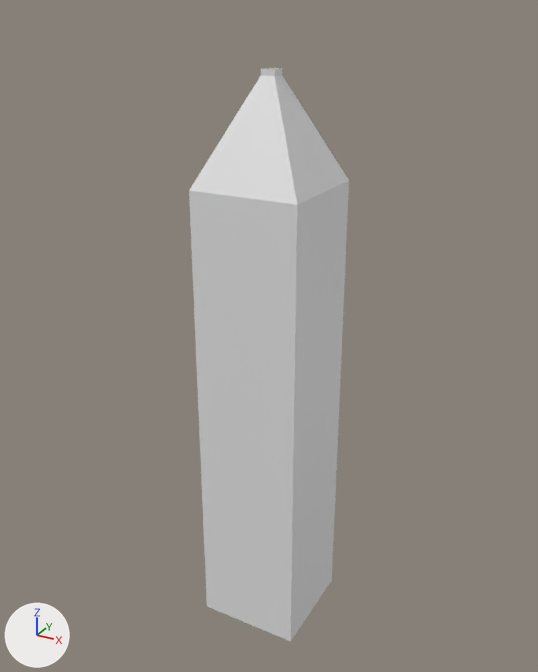
Before and after pictures for a commit that changed the FBX model B_Skyscraper_001.fbx.
Camera for both pictures: a camera (50 mm lens) standing at (37.9, -75.7, 87.3) and looking at (-8.3, 8.4, 45.3). The axes (+X, +Y, +Z) are drawn at lower left. The lights are the same throughout. Vertices at the same position are counted once.
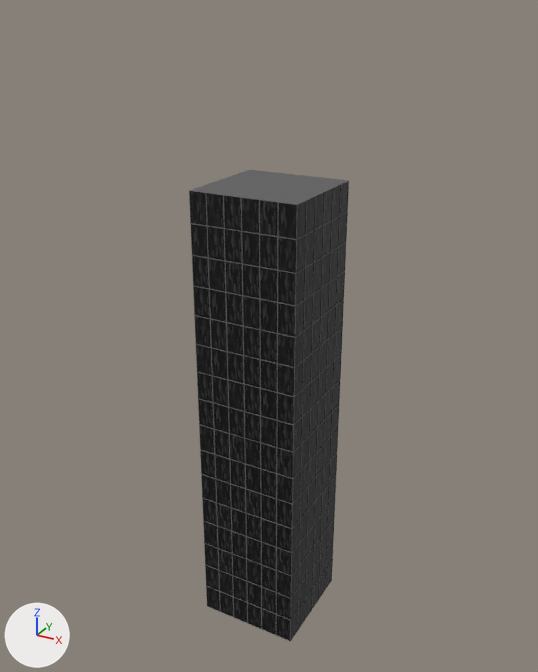
Changed parts and their boxes (x1, y1, x2, y2) in the pictures (538 x 672 px):
'Cube', reshaped (18% shorter): before (189, 68, 349, 642); after (189, 170, 349, 642)
part 1 of me_cube, added (black): after (189, 170, 349, 642)
part 2 of me_cube, deleted: before (189, 68, 349, 205)

Patch to the scene script:
```diff
--- a/B_Skyscraper_001.fbx.py
+++ b/B_Skyscraper_001.fbx.py
@@ img_b_skyscraper001_normal_png @@
+img_b_skyscraper001_normal_png = load_image('B_Skyscraper001_Normal.png', '_unpacked/B_Skyscraper001_Normal.png', 2048, 2048, 'Non-Color')
@@ img_b_skyscaper_001_color_png @@
+img_b_skyscaper_001_color_png = load_image('B_Skyscaper_001_Color.png', '_unpacked/B_Skyscaper_001_Color.png', 2048, 2048, 'sRGB')
@@ img_b_skyscraper_001_roughness_png @@
+img_b_skyscraper_001_roughness_png = load_image('B_Skyscraper_001_Roughness.png', '_unpacked/B_Skyscraper_001_Roughness.png', 2048, 2048, 'Non-Color')
@@ mat_b_skyscraper_bakedmat @@
+mat_b_skyscraper_bakedmat = bpy.data.materials.new('B_Skyscraper_bakedMat')
+# uses the picture img_b_skyscaper_001_color_png
+# uses the picture img_b_skyscraper001_normal_png
+# uses the picture img_b_skyscraper_001_roughness_png
@@ me_cube @@
 # used by ob_cube; location = (0.0, 0.0, 0.0)
-me_cube.from_pydata(...)  # 17 vertices, 13 faces; spans x -15.0..0.0, y 0.0..15.0, z 0.0..85.0
-me_cube.materials.append(mat_material)  # white #e7e7e7
+me_cube.from_pydata(...)  # 3402 vertices, 3528 faces; spans x -15.0..0.0, y 0.0..15.0, z 0.0..66.7
+# me_cube part 1: 3394 vertices added at x -15.0..0.0, y 0.0..15.0, z 0.0..66.7
+# me_cube part 2: 9 vertices removed from x -8.5..-6.5, y 6.5..8.5, z 80.0..85.0
+me_cube.materials.append(mat_b_skyscraper_bakedmat)
```
